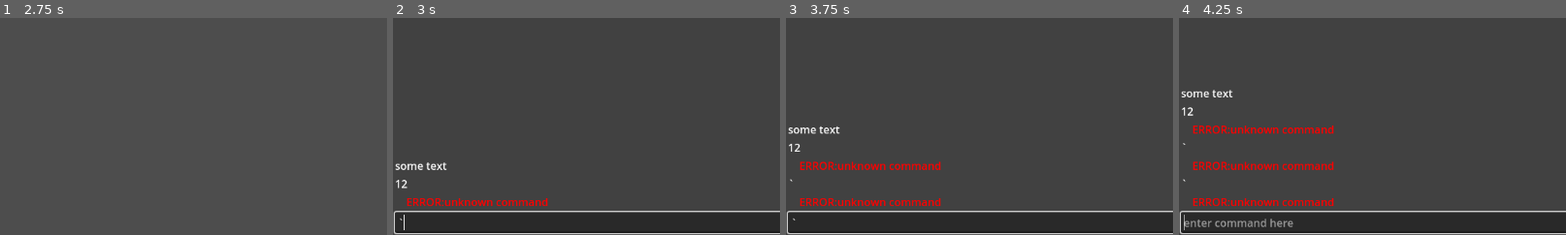
Above: before the commit, frames 1-4 (left to right).
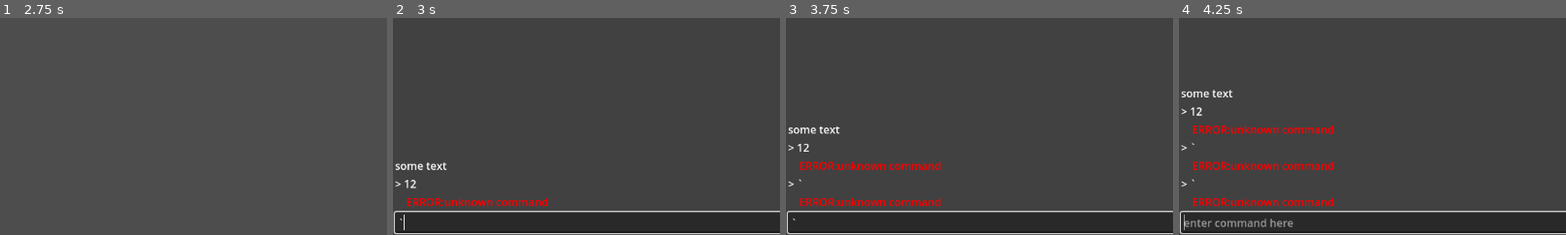
Above: after the commit, the same moments.

Repository: saladwithgrass/rainworld_clone_v2
Game: Godot game, scene res://test_scene.tscn
The game is run twice, just before and just after one commit, with the same random seed, the same clock (stepped at 60 frames per second) and the same inputs.
Inputs (mouse positions are % of the whole screen's width and height, from its top left):
- Up to frame 1 (2.75 s): click (50, 97) at 0.52 s; type "12" at 0.6 s; tap Enter (ui_accept) at 1.25, 1.52, 2, 2.27 s; move the mouse to (72, 45) at 1.27 s; hold Right (ui_right) 1.28-2.03 s; tap ` (command_line) at 1.35 s; move the mouse to (30, 55) at 2.02 s; hold Left (ui_left) from 2.03 s (still down); click (30, 55) at 2.1 s
- Up to frame 2 (3 s): tap Enter (ui_accept) at 2.75 s; move the mouse to (60, 28) at 2.77 s; release Left (ui_left) at 2.78 s; hold Right (ui_right) from 2.78 s (still down); tap ` (command_line) at 2.85 s
- Up to frame 3 (3.75 s): tap Enter (ui_accept) at 3.5 s; move the mouse to (45, 70) at 3.52 s; release Right (ui_right) at 3.53 s; hold Up (up) from 3.53 s (still down); click (45, 70) at 3.6 s
- Up to frame 4 (4.25 s): keep holding Up (up); tap Enter (ui_accept) at 3.77 s
The pictures show only the part of the screen within x 0-50%, y 50-100%; the shares and areas given below are measured in that part.

Frame 1 is identical in both runs. In frame 2, 0.1% of the frame differs, in the area x 0-7%, y 74-79%; in frame 3, 0.1%; in frame 4, 0.2%, in the area x 0-7%, y 41-78%.

Commit message:
ik works

Diff:
--- a/IK_Leg/ik_leg.gd
+++ b/IK_Leg/ik_leg.gd
@@ -36,36 +36,96 @@
 	return main_transform * joints[len(angles)].position
 
 func error(current_position:Vector2, target_position:Vector2):
-	return (target_position - current_position).length_squared()
+	return (target_position - current_position).length()
 
 func error_gradient(cur_angles:Array, target_position:Vector2, delta_step:float = 0.005):
+	# get position in current configuration
 	var cur_position = forward_kinematics(cur_angles)
+
+	# get error in current configuration
+	var cur_error = error(cur_position, target_position)
+
+	# initialize gradient
 	var gradient = []
 	gradient.resize(len(cur_angles))
 	gradient.fill(0)
-	var cur_error = error(cur_position, target_position)
+
+	# setup variables for calculations
+	var new_position:Vector2
+	var new_error:float
+
+	# get derivative for each joint
 	for idx in len(cur_angles):
+		# modify element
 		cur_angles[idx] += delta_step
-		gradient[idx] = \
-		(error(forward_kinematics(cur_angles), target_position) - cur_error) / delta_step
+
+		# get new position
+		new_position = forward_kinematics(cur_angles)
+
+		# get new error
+		new_error = error(new_position, target_position)
+
+		# calculate i-th derivative
+		gradient[idx] = (new_error - cur_error) / delta_step
+
+		# revert changes to original vector
 		cur_angles[idx] -= delta_step
+
 	return gradient
 
-func inverse_kinematics(target_pos:Vector2, epsilon:float = 0.1):
+func inverse_kinematics(target_pos:Vector2, epsilon:float = 3):
+	# initialize variables
 	const max_iterations = 1024
-	var learning_rate = 0.00005
+
 	var cur_angles = get_joint_angles()
-	for iter in range(max_iterations):
-		if error(forward_kinematics(cur_angles), target_pos) <= epsilon:
+	var cur_error = error(
+		forward_kinematics(cur_angles),
+		target_pos
+		)
+
+	# if gradient norm is less than grad_delta, then break
+	var gradient_delta = 0.1
+
+	var iteration_count = 0
+	var learning_rate
+	var grad:Array = []
+	var grad_norm = 0
+	var cur_percent
+	while cur_error >= epsilon and iteration_count < max_iterations:
+		# set learning rate
+		cur_percent = (max_iterations - iteration_count + 1.) / (max_iterations)
+		learning_rate = pow(cur_percent, 2) / 4900
+		print(cur_error, ' ', epsilon, ' ', cur_error > epsilon)
+
+		# get gradient
+		grad = error_gradient(cur_angles, target_pos, learning_rate)
+
+		# move in the direction of gradient
+		for i in len(grad):
+			grad_norm += grad[i]*grad[i]
+			cur_angles[i] -= learning_rate * grad[i]
+
+		if grad_norm < gradient_delta:
 			break
-		var grad = error_gradient(cur_angles, target_pos)
-		for i in len(grad):
-			cur_angles[i] -= learning_rate * grad[i]
+
+		# update error
+		cur_error = error(
+			forward_kinematics(cur_angles),
+			target_pos
+		)
+
+		# update counter
+		iteration_count += 1
+		set_joints(cur_angles)
+		await get_tree().create_timer(0.05).timeout
+
+	# report results
+	print('IK finished in %d iterations with error %f;' % [iteration_count, cur_error])
 
 	return cur_angles
 
-func ik_with_error(target_pos:Vector2, epsilon:float = 0.1):
-	var ik_angles = inverse_kinematics(target_pos, epsilon)
+func ik_with_error(target_pos:Vector2):
+	var ik_angles = await inverse_kinematics(target_pos)
 	var ik_error = error(forward_kinematics(ik_angles), target_pos)
 	return [ik_angles, ik_error]
 
--- a/UI/UI.gd
+++ b/UI/UI.gd
@@ -52,8 +52,9 @@
 	if player_is_null():
 		return
 	if player_entity.has_method('ik_with_error'):
-		var ik_with_error = player_entity.ik_with_error(pos)
+		var ik_with_error = await player_entity.ik_with_error(pos)
 		var flattened = ik_with_error[0]
-		print(ik_with_error)
+		for i in len(flattened):
+			flattened[i] = rad_to_deg(flattened[i])
 		flattened.append(ik_with_error[1])
-		report_success('IK angles: %d %d %d with error %f' % flattened)
+		report_success('IK angles: %f %f %f with error %f' % flattened)
--- a/UI/cmd.gd
+++ b/UI/cmd.gd
@@ -28,7 +28,7 @@
 func _on_cmd_input_text_submitted(new_text: String) -> void:
 	print('command entered')
 	history.append(new_text)
-	add_log(new_text)
+	add_log('> ' + new_text)
 	parse_cmd(new_text)
 	%cmd_input.clear()
 	history_pointer = 0
@@ -89,8 +89,14 @@
 	"sj" : parse_set_joints,
 	"set_joints" : parse_set_joints,
 	"ik" : parse_ik,
-	"eval" : parse_eval
+	"eval" : parse_eval,
+	"help" : parse_help
 }
+
+func parse_help(str_args:Array):
+	var available_cmd = PackedStringArray(cmd_to_func.keys())
+	add_success('Available commands: \n        ' + "\n        ".join(available_cmd))
+
 
 func parse_fk(str_args:Array):
 	# gather angles
